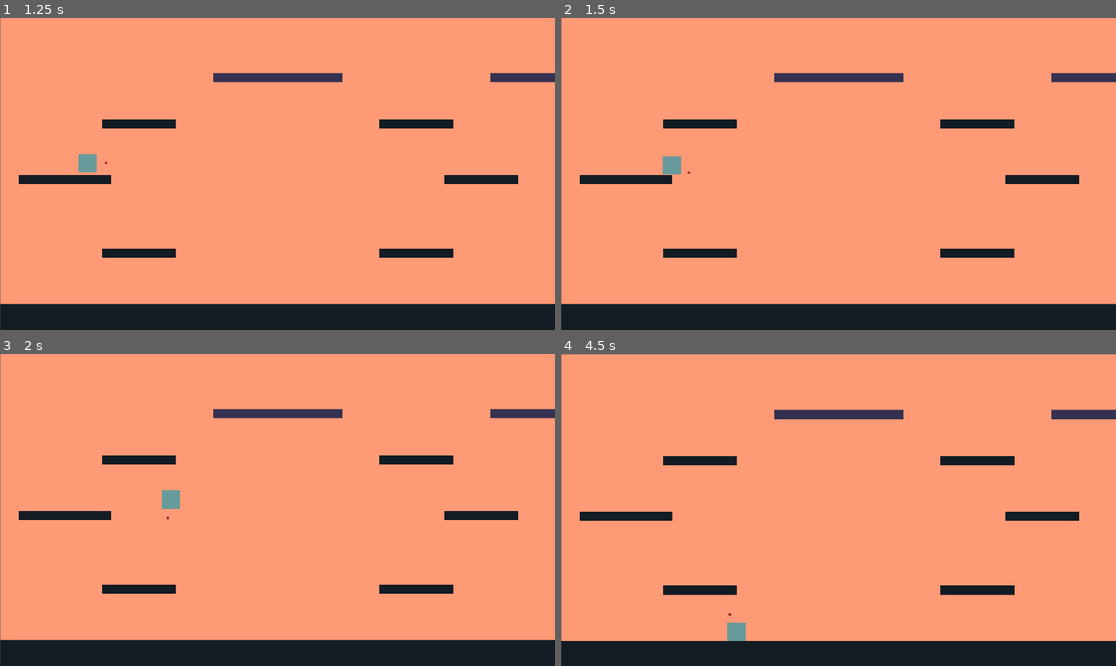
Above: before the commit, frames 1-4 (two rows, left to right).
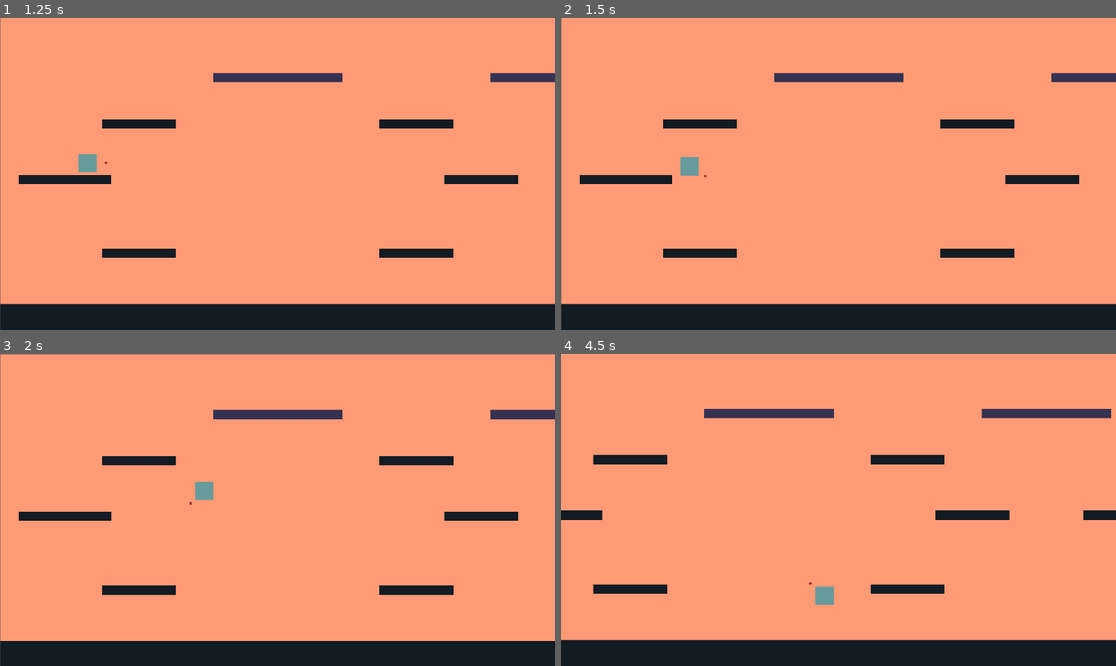
Above: after the commit, the same moments.

Repository: mightyminebuster/Github-GameOff-2020
Game: Godot game, scene res://Rooms/Demo.tscn
The game is run twice, just before and just after one commit, with the same random seed, the same clock (stepped at 60 frames per second) and the same inputs.
Inputs (mouse positions are in pixels of both pictures, inside the frame that each line leads up to):
- Up to frame 1 (1.25 s): move the mouse to (399, 158) at 0.52 s; hold D (move_right) from 0.53 s (still down); click (399, 158) at 0.6 s; tap Space (jump) at 0.77 s
- Up to frame 2 (1.5 s): keep holding D (move_right); move the mouse to (727, 189) at 1.27 s; tap Shift (dash) at 1.35 s
- Up to frame 3 (2 s): keep holding D (move_right); tap Space (jump) at 1.52 s; click (166, 525) at 1.55 s
- Up to frame 4 (4.5 s): move the mouse to (894, 441) at 2.02 s; release D (move_right) at 2.03 s; hold A (move_left) 2.03-2.78 s; click (894, 441) at 2.1 s; move the mouse to (810, 572) at 2.77 s; hold D (move_right) 2.78-4.28 s; click (810, 572) at 2.85 s; tap Space (jump) at 3.02, 3.77 s; move the mouse to (1005, 556) at 3.52 s; tap Shift (dash) at 3.6 s; click (1005, 556) at 3.8 s; move the mouse to (672, 463) at 4.27 s; hold A (move_left) from 4.28 s (still down); click (672, 463) at 4.35 s

Frame 1 is identical in both runs. In frame 2, 0.4% of the frame differs, in the area x 18-27%, y 44-52%; in frame 3, 1.9%; in frame 4, 7.2%, in the area x 0-100%, y 0-100%.

Commit message:
Fixed how GrappleLine approaches the grappled location
instead of making the value's x, and y approach each other which makes one hit the other first,I  interpolate the whole Vector2

Diff:
--- /dev/null
+++ b/SourceCode/Autoload/Globals.gd
@@ -0,0 +1,16 @@
+extends Node
+
+
+# Declare member variables here. Examples:
+# var a = 2
+# var b = "text"
+
+
+# Called when the node enters the scene tree for the first time.
+func _ready():
+	pass # Replace with function body.
+
+
+# Called every frame. 'delta' is the elapsed time since the previous frame.
+#func _process(delta):
+#	pass
--- a/SourceCode/Objects/Player/GrappleHook.gd
+++ b/SourceCode/Objects/Player/GrappleHook.gd
@@ -6,11 +6,11 @@
 var length: int = 700
 var direction: Vector2 = Vector2.ZERO
 
+var time: float = 0
 var tip: Vector2 = Vector2.ZERO
 var tip_target: Vector2 = Vector2.ZERO
-var speed: int = 25
 
-var pull: int = 50
+var pull: int = 60
 var is_shooting: bool = false
 
 
@@ -44,16 +44,17 @@
 	$GrappleTip.visible = false
 	get_parent().find_node("GrappleLine").visible = false
 
-func _physics_process(_delta : float):
+func _physics_process(delta : float):
 
 
 	if is_shooting:
-		tip.x = move_toward(tip.x, tip_target.x, speed)
-		tip.y = move_toward(tip.y, tip_target.y, speed)
+		time += 0.1
+		tip = tip.linear_interpolate(tip_target, time)
 
 		$GrappleTip.global_position = tip
 		get_parent().find_node("GrappleLine").points[1] = $GrappleTip.position
 	else:
+		time = 0
 		$RayCast2D.cast_to = (get_global_mouse_position() - get_parent().position).normalized() * Vector2(length, length)
 
 		tip = get_parent().find_node("AimingHint").global_position #set tips resting position
--- a/SourceCode/Objects/Player/Player.gd
+++ b/SourceCode/Objects/Player/Player.gd
@@ -160,7 +160,7 @@
 
 	#Exit States
 	if is_on_floor():
-		set_state("idle")
+		set_state("run") #I set to run to maintain momentum
 		is_double_jumped = false #reset
 
 func fall_exit_logic() -> void:
@@ -246,9 +246,10 @@
 			# Pulling up is stronger
 			grapple_velocity.y *= 1.5
 
-		if sign(grapple_velocity.x) != direction_facing:
-			grapple_velocity.x *= 0.7
-
+		if sign(grapple_velocity.x) == direction_facing:
+			grapple_velocity.x *= 1.25
+		else:
+			grapple_velocity.x *= 0.75
 		velocity += grapple_velocity
 
 func grapple_exit_logic() -> void:
--- a/SourceCode/Rooms/Demo.tscn
+++ b/SourceCode/Rooms/Demo.tscn
@@ -47,7 +47,7 @@
 tile_set = SubResource( 2 )
 cell_size = Vector2( 32, 32 )
 format = 1
-tile_data = PoolIntArray( 720907, 0, 0, 720908, 0, 0, 720909 …(262 unchanged characters)… 0972, 0, 0, 720973, 0, 0, 720974, 0, 0, 720997, 0, 0, 720998, 0, 0, 720999, 0, 0, 721000, 0, 0, 721001, 0, 0, 721002, 0, 0, 721003, 0, 0, 721004, 0, 0, 1114114, -1073741824, 0, 1114115, -10737 …(9140 unchanged characters)…
+tile_data = PoolIntArray( 720907, 0, 0, 720908, 0, 0, 720909 …(262 unchanged characters)… 0972, 0, 0, 720973, 0, 0, 720974, 0, 0, 1114114, -1073741824, 0, 1114115, -10737 …(9140 unchanged characters)…
 
 [node name="GrapplableTiles" type="TileMap" parent="."]
 modulate = Color( 0.207843, 0.192157, 0.317647, 1 )
@@ -60,6 +60,8 @@
 [node name="Player" parent="." instance=ExtResource( 2 )]
 
 [node name="Foreground" type="Node2D" parent="."]
+
+[node name="Node" type="Node" parent="Foreground"]
 
 [node name="Camera2D" parent="." instance=ExtResource( 3 )]
 current = true
--- a/SourceCode/project.godot
+++ b/SourceCode/project.godot
@@ -18,6 +18,10 @@
 config/name="SourceCode"
 run/main_scene="res://Rooms/Demo.tscn"
 config/icon="res://icon.png"
+
+[autoload]
+
+Globals="*res://Autoload/Globals.gd"
 
 [display]
 
